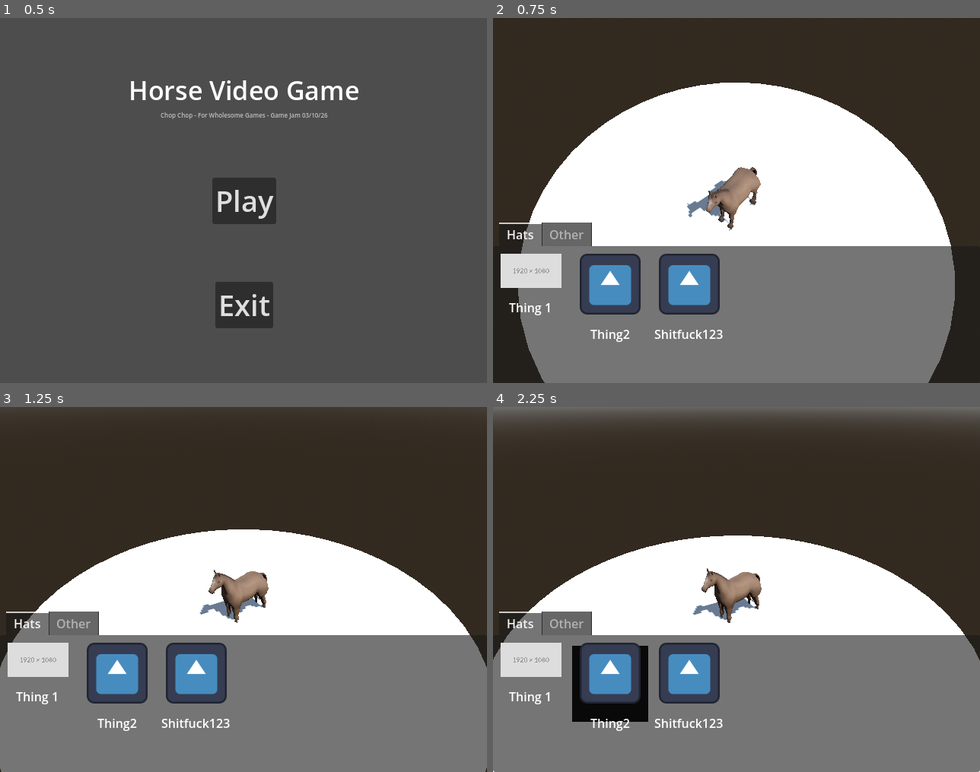
Above: before the commit, frames 1-4 (two rows, left to right).
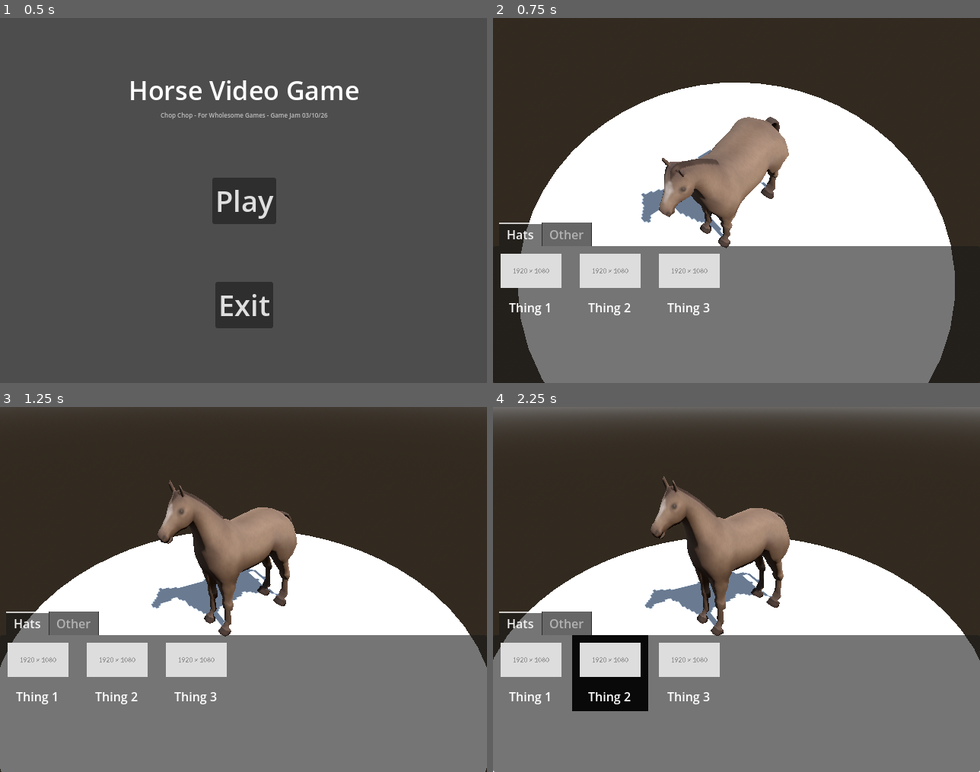
Above: after the commit, the same moments.

Repository: lukewhitingdev/gamejam-Bradys-Day-Out
Game: Godot game, scene res://Maps/MainMenuMap.tscn
Two runs of this game, one before a commit and one after it. Both use one fixed random seed, a clock stepped at 60 frames per second and the inputs below. The engine's default icon, where the game draws it, is replaced by a stand-in: a white triangle on a blue panel in a dark square.
Inputs (mouse positions are in pixels of both pictures, inside the frame that each line leads up to):
- Up to frame 1 (0.5 s): no input
- Up to frame 2 (0.75 s): click "Play" at 0.5 s
- Up to frame 3 (1.25 s): no input
- Up to frame 4 (2.25 s): move the mouse to (531, 673) at 1.27 s; press the mouse at (531, 673) at 1.28 s; move the mouse to (609, 684) at 2.02 s; release the mouse at (609, 684) at 2.03 s; right-click (609, 684) at 2.1 s; click (609, 684) at 2.17 s

Frame 1 is identical in both runs. In frame 2, 9.1% of the frame differs, in the area x 17-61%, y 27-89%; in frame 3, 11%; in frame 4, 11%, in the area x 16-61%, y 18-89%.

Commit message:
Made horse bigger

Diff:
--- a/app/chopchop/GameObjects/PlayerHorse.tscn
+++ b/app/chopchop/GameObjects/PlayerHorse.tscn
@@ -1,10 +1,11 @@
 [gd_scene format=3 uid="uid://ocq4ucai3hpf"]
 
-[ext_resource type="Texture2D" uid="uid://d077kou0qmdfk" path="res://Materials/horse_openPBR_shader1_BaseColor_sRGB.png" id="1_m0b2i"]
+[ext_resource type="Texture2D" uid="uid://d077kou0qmdfk" path="res://Materials/Horse/horse_openPBR_shader1_BaseColor_sRGB.png" id="1_m0b2i"]
 [ext_resource type="ArrayMesh" uid="uid://b5kskmrea1wk7" path="res://new_array_mesh.tres" id="2_m5kbx"]
-[ext_resource type="Material" uid="uid://ccu0hmp6f6vcg" path="res://Materials/horsemat.tres" id="3_r70iu"]
+[ext_resource type="Material" uid="uid://ccu0hmp6f6vcg" path="res://Materials/Horse/horsemat.tres" id="3_r70iu"]
 
 [sub_resource type="SphereShape3D" id="SphereShape3D_m0b2i"]
+radius = 0.64
 
 [sub_resource type="StandardMaterial3D" id="StandardMaterial3D_tly1y"]
 albedo_texture = ExtResource("1_m0b2i")
--- a/app/chopchop/Maps/DressupMap.tscn
+++ b/app/chopchop/Maps/DressupMap.tscn
@@ -6,7 +6,6 @@
 [ext_resource type="Script" uid="uid://d3eg2k2t5iaua" path="res://Scripts/GridItemData.gd" id="4_ye5xf"]
 [ext_resource type="PackedScene" uid="uid://npbsrhalvqdo" path="res://GameObjects/PlaceholderAsset.tscn" id="5_0pwnk"]
 [ext_resource type="Texture2D" uid="uid://srqiga0ssrn8" path="res://Assets/placeholder.svg" id="6_qq275"]
-[ext_resource type="Texture2D" uid="uid://bgm00e2j5geyo" path="res://icon.svg" id="7_6jmne"]
 
 [sub_resource type="ProceduralSkyMaterial" id="ProceduralSkyMaterial_7dwbp"]
 
@@ -31,17 +30,17 @@
 Asset = ExtResource("5_0pwnk")
 metadata/_custom_type_script = "uid://d3eg2k2t5iaua"
 
-[sub_resource type="Resource" id="Resource_joo38"]
+[sub_resource type="Resource" id="Resource_2spav"]
 script = ExtResource("4_ye5xf")
-Name = "Thing2"
-AssetImage = ExtResource("7_6jmne")
+Name = "Thing 2"
+AssetImage = ExtResource("6_qq275")
 Asset = ExtResource("5_0pwnk")
 metadata/_custom_type_script = "uid://d3eg2k2t5iaua"
 
-[sub_resource type="Resource" id="Resource_eai1f"]
+[sub_resource type="Resource" id="Resource_q56ad"]
 script = ExtResource("4_ye5xf")
-Name = "Shitfuck123"
-AssetImage = ExtResource("7_6jmne")
+Name = "Thing 3"
+AssetImage = ExtResource("6_qq275")
 Asset = ExtResource("5_0pwnk")
 metadata/_custom_type_script = "uid://d3eg2k2t5iaua"
 
@@ -59,7 +58,7 @@
 environment = SubResource("Environment_h66jr")
 
 [node name="PlayerHorse" parent="." unique_id=623002710 instance=ExtResource("2_uuv2p")]
-transform = Transform3D(1, 0, 0, 0, 1, 0, 0, 0, 1, 0, 0.854, 0)
+transform = Transform3D(2, 0, 0, 0, 2, 0, 0, 0, 2, 0, 1.2838534, 0)
 
 [node name="CSGCylinder3D" type="CSGCylinder3D" parent="." unique_id=355926493]
 transform = Transform3D(1, 0, 0, 0, 1, 0, 0, 0, 1, 0, -11.014174, 0)
@@ -77,4 +76,4 @@
 offset_top = -211.0
 grow_vertical = 0
 size_flags_horizontal = 3
-Items = Array[ExtResource("4_ye5xf")]([SubResource("Resource_d3pcb"), SubResource("Resource_joo38"), SubResource("Resource_eai1f")])
+Items = Array[ExtResource("4_ye5xf")]([SubResource("Resource_d3pcb"), SubResource("Resource_2spav"), SubResource("Resource_q56ad")])
